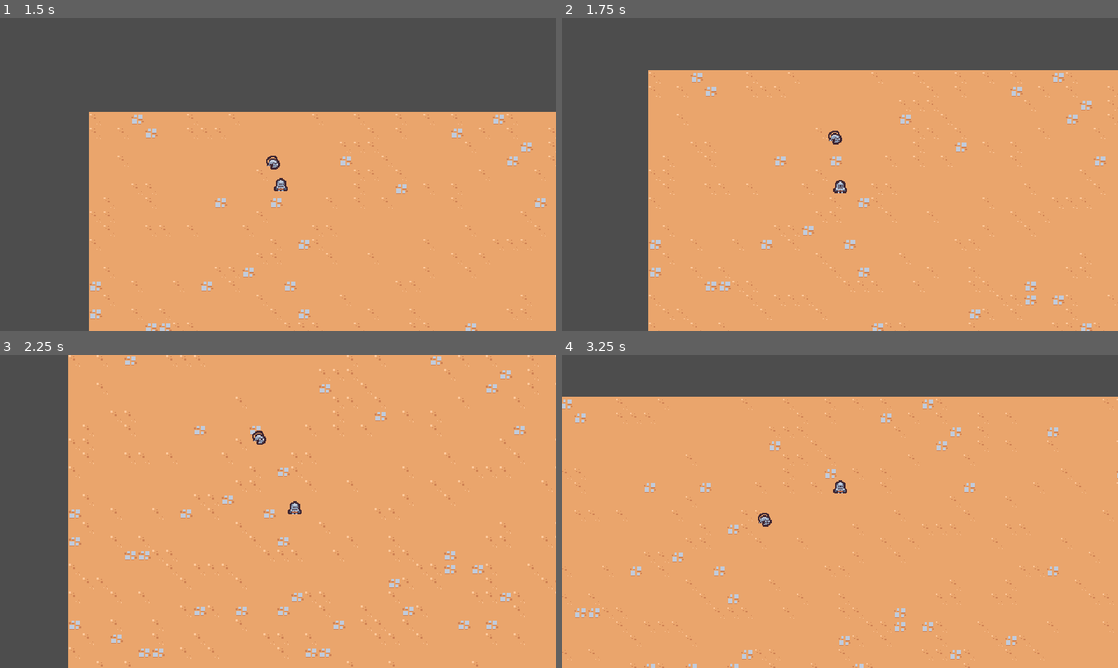
Above: before the commit, frames 1-4 (two rows, left to right).
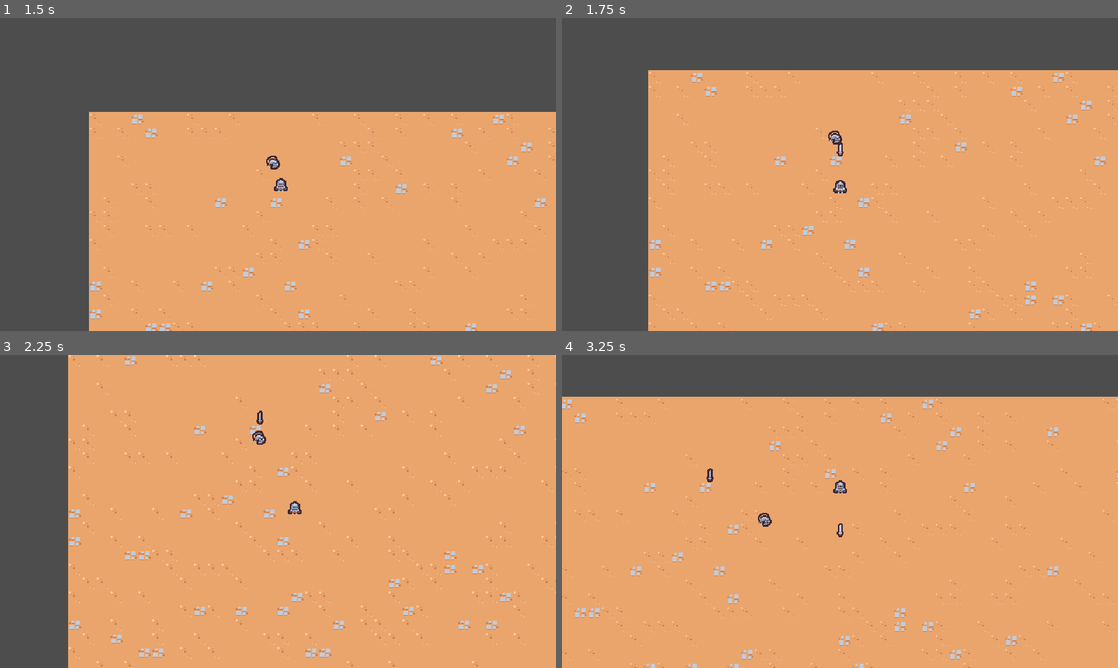
Above: after the commit, the same moments.

Repository: Yrainyw/2D-Survivors
Game: Godot game, scene res://Scenes/Main/Main.tscn
The game is run twice, just before and just after one commit, with the same random seed, the same clock (stepped at 60 frames per second) and the same inputs.
Inputs:
- Up to frame 1 (1.5 s): hold D (move_right) 0.53-1.28 s; hold S (move_down) from 1.28 s (still down)
- Up to frame 2 (1.75 s): keep holding S (move_down)
- Up to frame 3 (2.25 s): release S (move_down) at 2.03 s; hold D (move_right) from 2.03 s (still down)
- Up to frame 4 (3.25 s): release D (move_right) at 2.78 s; hold W (move_up) from 2.78 s (still down)

Frame 1 is identical in both runs. In frame 2, less than 0.1% of the frame differs, in the area x 49-51%, y 39-45%; in frame 3, less than 0.1%; in frame 4, less than 0.1%, in the area x 26-51%, y 36-59%.

Commit message:
Creating the First Sword Ability

Diff:
--- /dev/null
+++ b/Scenes/Ability/SwordAbility/sword_ability.tscn
@@ -0,0 +1,9 @@
+[gd_scene load_steps=2 format=3 uid="uid://ct4y20okc12fr"]
+
+[ext_resource type="Texture2D" uid="uid://68yva5hs1h46" path="res://Scenes/Ability/SwordAbility/sword.png" id="1_jp3hv"]
+
+[node name="SwordAbility" type="Node2D"]
+
+[node name="Sprite2D" type="Sprite2D" parent="."]
+position = Vector2(0, -4)
+texture = ExtResource("1_jp3hv")
--- /dev/null
+++ b/Scenes/Ability/SwordAbilityController/sword_ability_controller.gd
@@ -0,0 +1,19 @@
+extends Node
+
+@export var sword_ability: PackedScene
+
+
+# Called when the node enters the scene tree for the first time.
+func _ready():
+	$Timer.timeout.connect(on_timer_timeout)
+
+
+func on_timer_timeout():
+	var player = get_tree().get_first_node_in_group("player") as Node2D
+
+	if player == null:
+		return
+
+	var sword_instance = sword_ability.instantiate() as Node2D
+	player.get_parent().add_child(sword_instance)
+	sword_instance.global_position = player.global_position
--- /dev/null
+++ b/Scenes/Ability/SwordAbilityController/sword_ability_controller.tscn
@@ -0,0 +1,12 @@
+[gd_scene load_steps=3 format=3 uid="uid://dspgo4vh0nj1w"]
+
+[ext_resource type="Script" path="res://Scenes/Ability/SwordAbilityController/sword_ability_controller.gd" id="1_j6bew"]
+[ext_resource type="PackedScene" uid="uid://ct4y20okc12fr" path="res://Scenes/Ability/SwordAbility/sword_ability.tscn" id="2_3rx6d"]
+
+[node name="SwordAbilityController" type="Node"]
+script = ExtResource("1_j6bew")
+sword_ability = ExtResource("2_3rx6d")
+
+[node name="Timer" type="Timer" parent="."]
+wait_time = 1.5
+autostart = true
--- a/Scenes/Enemy/basic_enemy.tscn
+++ b/Scenes/Enemy/basic_enemy.tscn
@@ -1,7 +1,7 @@
 [gd_scene load_steps=4 format=3 uid="uid://da8d2a2d53s7u"]
 
 [ext_resource type="Script" path="res://Scenes/Enemy/basic_enemy.gd" id="1_jn1uh"]
-[ext_resource type="Texture2D" uid="uid://c3sjorifdgyy8" path="res://Scenes/Enemy/tile_0124.png" id="1_uljal"]
+[ext_resource type="Texture2D" uid="uid://c3sjorifdgyy8" path="res://Scenes/Enemy/rat_grey.png" id="2_y15rp"]
 
 [sub_resource type="CircleShape2D" id="CircleShape2D_307p0"]
 radius = 5.0
@@ -12,7 +12,7 @@
 
 [node name="Sprite2D" type="Sprite2D" parent="."]
 position = Vector2(0, -4)
-texture = ExtResource("1_uljal")
+texture = ExtResource("2_y15rp")
 
 [node name="CollisionShape2D" type="CollisionShape2D" parent="."]
 position = Vector2(0, -5)
--- a/Scenes/Player/Player.tscn
+++ b/Scenes/Player/Player.tscn
@@ -1,7 +1,8 @@
-[gd_scene load_steps=4 format=3 uid="uid://bo1vhskiccjol"]
+[gd_scene load_steps=5 format=3 uid="uid://bo1vhskiccjol"]
 
-[ext_resource type="Texture2D" uid="uid://bwudlkynnv7qd" path="res://Scenes/Player/tile_0096.png" id="1_8rybl"]
 [ext_resource type="Script" path="res://Scenes/Player/Player.gd" id="1_y5fe3"]
+[ext_resource type="PackedScene" uid="uid://dspgo4vh0nj1w" path="res://Scenes/Ability/SwordAbilityController/sword_ability_controller.tscn" id="2_70s6x"]
+[ext_resource type="Texture2D" uid="uid://bwudlkynnv7qd" path="res://Scenes/Player/player0.png" id="2_ojlgi"]
 
 [sub_resource type="CircleShape2D" id="CircleShape2D_nma1e"]
 radius = 5.0
@@ -10,8 +11,12 @@
 collision_layer = 0
 script = ExtResource("1_y5fe3")
 
+[node name="AbilityManager" type="Node" parent="."]
+
+[node name="SwordAbilityController" parent="AbilityManager" instance=ExtResource("2_70s6x")]
+
 [node name="Sprite2D" type="Sprite2D" parent="."]
-texture = ExtResource("1_8rybl")
+texture = ExtResource("2_ojlgi")
 offset = Vector2(2.08165e-12, -8)
 
 [node name="CollisionShape2D" type="CollisionShape2D" parent="."]
Binary file added: Scenes/Ability/SwordAbility/sword.png
Not shown, added: Scenes/Ability/SwordAbility/sword.png.import
Renamed: Scenes/Enemy/tile_0124.png -> Scenes/Enemy/rat_grey.png
Not shown, changed: Scenes/Enemy/rat_grey.png.import
Renamed: Scenes/Player/tile_0096.png -> Scenes/Player/player0.png
Not shown, changed: Scenes/Player/player0.png.import
Renamed: Scenes/Player/Player.png -> Scenes/Player/player1.png
Not shown, changed: Scenes/Player/player1.png.import
Not shown, added: Scenes/.DS_Store
